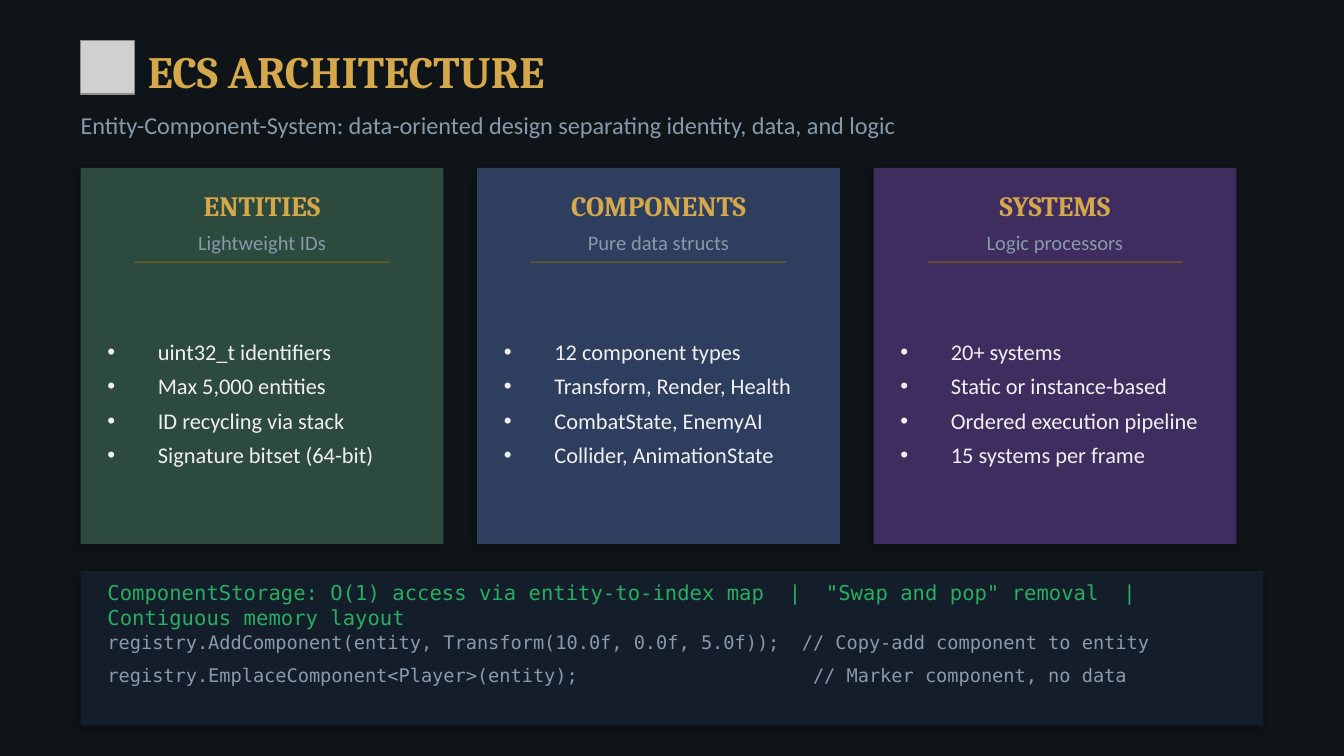
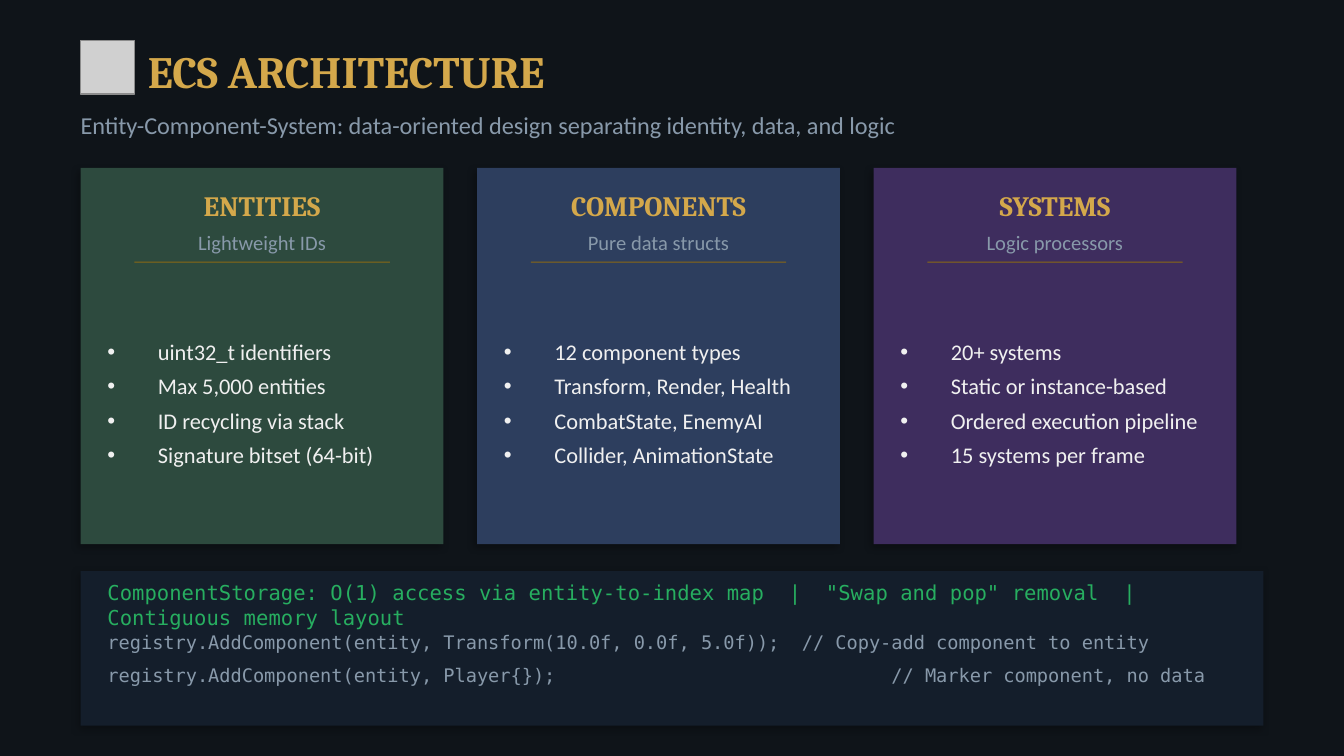
Before and after one commit to JosephDriedger/echoes-of-the-forgotten-keep, a slide deck: slide 3 of docs/EFK_Presentation.pptx. Drawn at 1344x756 pixels with LibreOffice and Linux fonts; fonts in the diff are those of the drawing; grey boxes stand for pictures. Boxes give left, top, right and bottom in pixels: in the first picture for what was removed or moved away, otherwise in the second. Text is boxed around its words. In the diff, an @@ line names an element or a change of style, - is before the commit and + after.

```diff
--- a/docs/EFK_Presentation.pptx
+++ b/docs/EFK_Presentation.pptx
@@ text at (107,668,1205,686): text changed @@
-registry.EmplaceComponent<Player>(entity); // Marker component, no data
+registry.AddComponent(entity, Player{}); // Marker component, no data
```
Also in this commit, not shown: 3 other slides changed.
